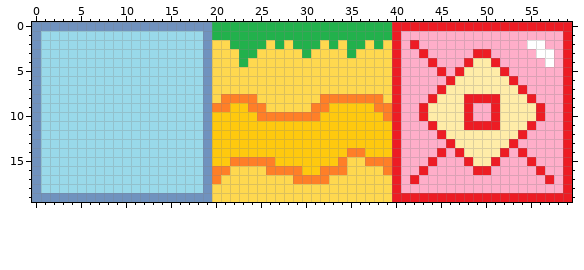
Pixel-art sprite: include/demo/demotiles.png. That is the earlier state.
The file is 60x20 pixels.
Now the later version:
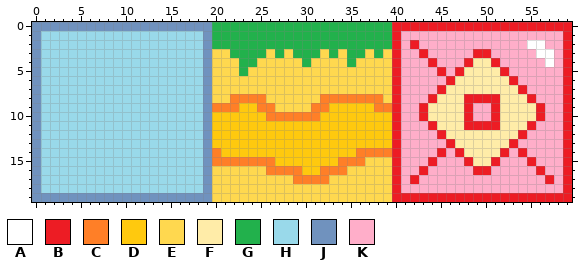
Palette (. is transparent): A #ffffff  B #ed1c24  C #ff7f27  D #ffc90e  E #ffd84f  F #ffeca8  G #22b14c  H #99d9ea  J #7092be  K #ffaec9
The author wrote: Update horizontal tiling of grass blocks
What changed:
y 2: x 20..21 EE -> GG; x 26 E -> G; x 28 E -> G; x 32 E -> G; x 34 E -> G; x 37 E -> G; x 39 E -> G
y 3: x 22 E -> G; x 25 E -> G; x 27 E -> G; x 29 E -> G; x 31 E -> G; x 33 E -> G; x 36 E -> G; x 38 E -> G
y 4: x 24 E -> G; x 30 E -> G; x 35 E -> G
y 5: x 23 E -> G
y 8: x 21 C -> E; x 25 E -> C
y 9: x 22 D -> C; x 24 C -> D; x 26 E -> C
y 10: x 25 C -> D; x 39 C -> D
y 14: x 20 D -> C; x 35 C -> D; x 37..39 DDD -> CCC
y 15: x 20..21 DD -> CC; x 35..39 EECCC -> CCEEE
y 16: x 20..21 CC -> EE; x 39 C -> E
y 17: x 20 C -> E
